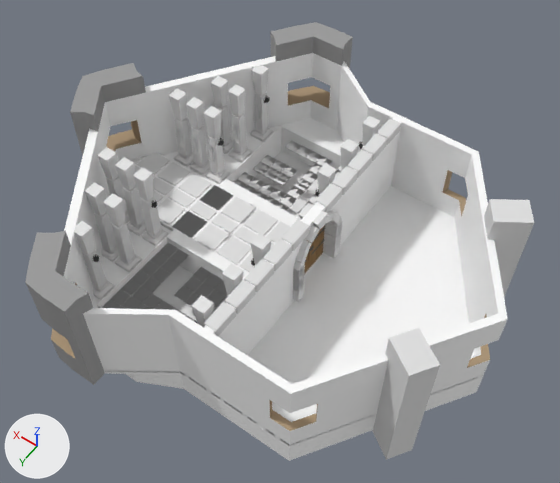
A saved change to the Blender file Dungeon Baller/Models blend/secondfloor.blend.
Rendered twice from a 50 mm camera at (-1.91, 2.68, 4.64) aimed at (-0.02, 0.03, 0.47). The lights are fixed; the arrows at lower left show +X, +Y and +Z.

Objects in the first picture: 'SecondFloor', 'WALL1', 'WALL2', 'WALL3', 'lvl7', 'lvl8'.
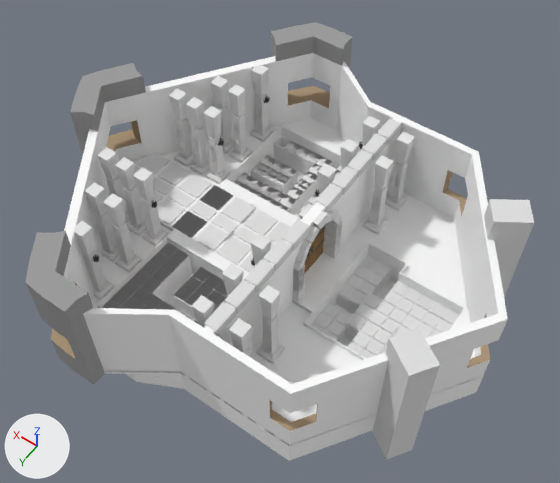
Where the change shows, as pixel boxes (x1, y1, x2, y2) in the pictures (560 x 483 px):
'SecondFloor', reshaped: before (74, 65, 480, 460); after (74, 65, 484, 460)
'grid7x7', added: after (312, 256, 460, 359)
part 1 of me_obj_000001_018, added: after (251, 160, 298, 194)
part 2 of me_obj_000001_018, added: after (362, 156, 394, 235)
part 3 of me_obj_000001_018, added: after (256, 285, 285, 364)
part 4 of me_obj_000001_018, added: after (385, 132, 415, 211)
part 5 of me_obj_000001_018, added: after (229, 319, 252, 357)
part 6 of me_obj_000001_018, added: after (345, 288, 448, 355)
part 7 of me_obj_000001_018, added: after (92, 118, 475, 422)
part 8 of me_obj_000001_018, built on: after (233, 136, 341, 216)
part 9 of me_obj_000001_018, added: after (111, 251, 228, 322)

The change, as a diff of the scene's bpy script:
```diff
--- a/Dungeon Baller/Models blend/secondfloor.blend.py
+++ b/Dungeon Baller/Models blend/secondfloor.blend.py
@@ mat_door_knob2 @@
+mat_door_knob2 = diffuse_material('door-knob2')
+mat_door_knob2.base_color = (0.0147, 0.0147, 0.0147)  # black #202020
@@ mat_lvl9 @@
+mat_lvl9 = diffuse_material('lvl9')
+mat_lvl9.base_color = (0.8, 0.8, 0.8)  # white #e7e7e7
@@ me_obj_000001_018 @@
 # used by ob_secondfloor; location = (0.0, 0.0, 0.0); scale = (0.1, 0.1, 0.1)
-me_obj_000001_018.from_pydata(...)  # 9813 vertices, 8266 faces, 28 loose edges; spans x -15.8..16.1, y -14.8..14.8, z 0.0..9.2
+me_obj_000001_018.from_pydata(...)  # 10645 vertices, 8992 faces, 28 loose edges; spans x -15.8..16.1, y -14.8..14.8, z 0.0..9.2
+# me_obj_000001_018 part 1: a new loose piece, a box spanning x 4.4..7.6, y -8.6..-6.5, z 0.0..1.2, in mat_material_001 (white #ffffff)
+# me_obj_000001_018 part 2: the loose piece of 110 vertices spanning x -1.8..-0.5, y -7.1..-5.8, z 1.5..9.0 is copied, and the copy is moved by (-2.7, 0.0, 0.0); it spans x -4.5..-3.2, y -7.1..-5.8, z 1.5..9.0
+# me_obj_000001_018 part 3: the loose piece of 110 vertices spanning x -1.8..-0.5, y 5.8..7.1, z 1.5..9.0 is copied, and the copy is moved by (-2.7, 0.0, 0.0); it spans x -4.5..-3.2, y 5.8..7.1, z 1.5..9.0
+# me_obj_000001_018 part 4: the loose piece of 110 vertices spanning x -1.8..-0.5, y -10.0..-8.6, z 1.5..9.0 is copied, and the copy is moved by (-2.7, 0.0, 0.0); it spans x -4.5..-3.2, y -10.0..-8.6, z 1.5..9.0
+# me_obj_000001_018 part 5: the loose piece of 110 vertices spanning x -1.8..-0.5, y 8.6..10.0, z 1.5..9.0 is copied, and the copy is moved by (-2.7, 0.0, 0.0); it spans x -4.5..-3.2, y 8.6..10.0, z 1.5..9.0
+# me_obj_000001_018 part 6: a new loose piece of 38 vertices spanning x -12.5..-6.5, y -3.5..3.6, z 0.0..1.9, in mat_material_001 (white #ffffff)
+# me_obj_000001_018 part 7: 258 vertices added at x -15.3..-4.5, y -4.6..3.6, z 0.0..2.8
+# me_obj_000001_018 part 8: 3 vertices moved within x 0.4..7.6, y -3.5, z 0.0; 56 vertices added at x 0.4..7.6, y -10.7..-3.5, z 0.0..2.3
+# me_obj_000001_018 part 9: 32 vertices added at x 0.5..7.5, y 3.4..10.6, z 0.0..2.2
 me_obj_000001_018.materials.append(mat_material_001)
@@ me_obj_000001_018 @@
 me_obj_000001_018.materials.append(mat_door_knob)
+me_obj_000001_018.materials.append(mat_door_knob2)  # black #202020
@@ me_plane_003 @@
+me_plane_003.from_pydata(...)  # 410 vertices, 306 faces; spans x -1.28..0.99, y -1.13..1.13, z -0.06..0.0
+me_plane_003.materials.append(mat_lvl9)  # white #e7e7e7
@@ ob_grid7x7 @@
+ob_grid7x7 = bpy.data.objects.new('grid7x7', me_plane_003)
+ob_grid7x7.location = (-0.856, 0.0, 0.195)
+ob_grid7x7.rotation_euler = (3.142, 3.142, -1.571)  # degrees (180, 180, -90)
+ob_grid7x7.scale = (0.35, 0.35, 1.0)
```
